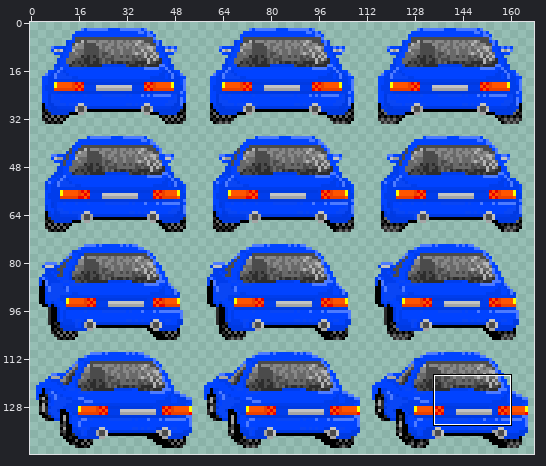
Two states of a sprite sheet, assets/car-sheet-coupe-blue.png. Above: a wide view before the commit, with the close-up outlined.
Close-up. As it was:
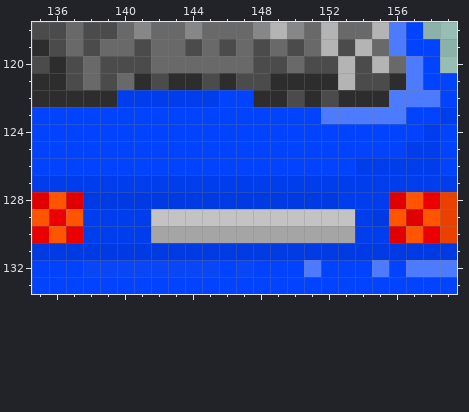
The file is 168x144 pixels. Shown: x 135..159, y 118..133. The commit also changed other parts of the picture, which this record leaves out.
Now the later version:
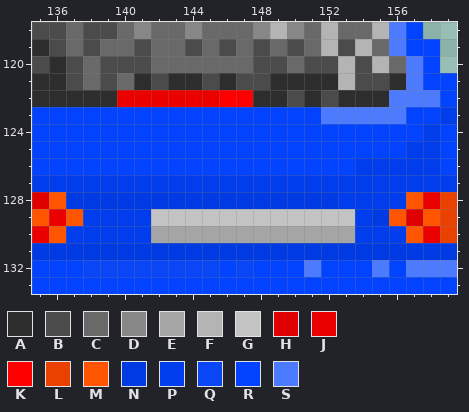
Palette (. is transparent): A #2d2d2d  B #4b4b4b  C #696969  D #878787  E #a5a5a5  F #b4b4b4  G #c3c3c3  H #e10000  J #eb0000  K #ff0000  L #eb4100  M #ff5500  N #003ae2  P #003dec  Q #0946f5  R #0143ff  S #4d7bff
Difference:
Colour J replaces colour P in row 122 at x 140 to 145.
Colour K replaces colour R in row 122 at x 146 to 147.
Colour N replaces colour H in row 128 at x 137.
Colour P replaces colour H in row 128 at x 156; in row 130 at x 156.
Colour P replaces colour J in row 130 at x 137.
Where, in picture pixels (left, top, right, bottom), the same in both close-ups:
changed: (117, 90, 253, 107)
changed: (66, 192, 83, 243)
changed: (389, 192, 406, 243)
